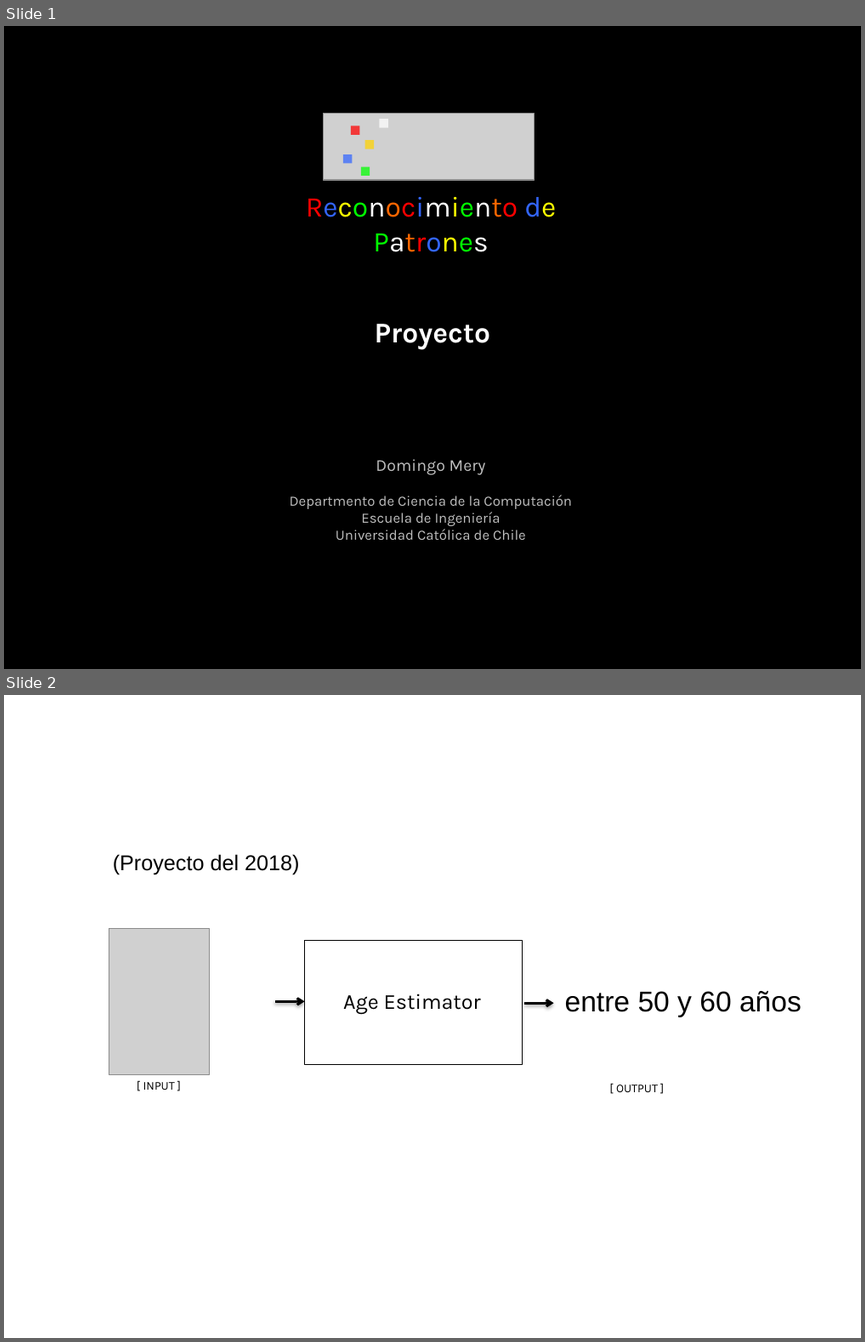
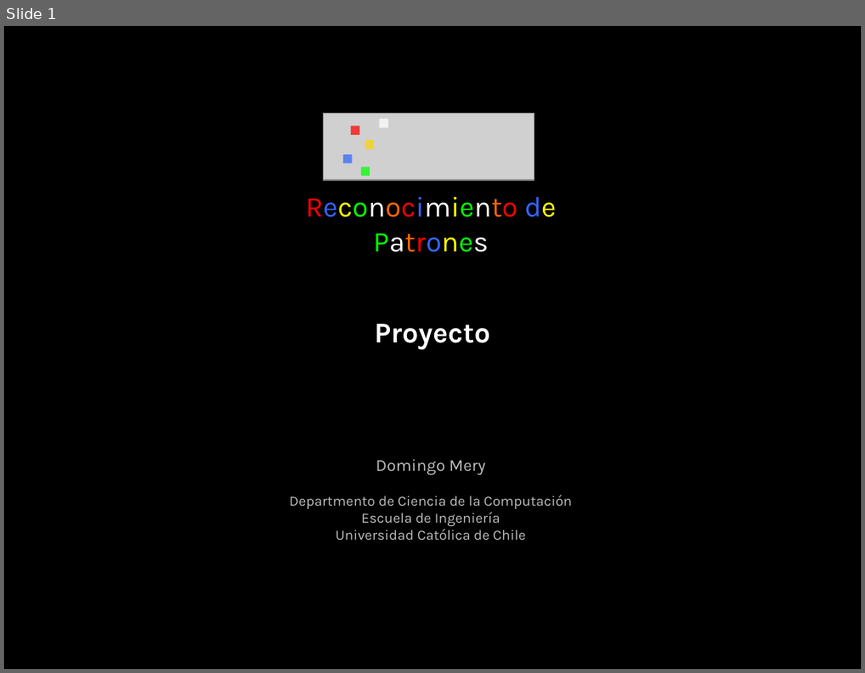
Before and after one commit to domingomery/patrones, a slide deck: clases/Cap00_Lineas_Generales/program/PAT00_Proyecto.pptx. Shown one above the other, each under a label of ours: slides 1 and 2 before the commit, slide 1 after it. The pictures are 865x1342 and 865x673 pixels, drawn with LibreOffice and Linux fonts; fonts in the diff are those of the drawing; grey boxes stand for pictures. Boxes give left, top, right and bottom in pixels: in the first picture for what was removed or moved away, otherwise in the second. Text is boxed around its words. In the diff, an @@ line names an element or a change of style, - is before the commit and + after.

Commit message:
proyecto

```diff
--- a/clases/Cap00_Lineas_Generales/program/PAT00_Proyecto.pptx
+++ b/clases/Cap00_Lineas_Generales/program/PAT00_Proyecto.pptx
@@ slide 2 removed at (4, 695, 861, 1338), background #FFFFFF @@
@@ text removed at (113, 854, 299, 874) @@
-(Proyecto del 2018)
@@ picture removed at (109, 928, 209, 1075) @@
@@ rectangle removed at (305, 940, 522, 1063) @@
@@ text removed at (343, 993, 481, 1014) @@
-Age Estimator
@@ text removed at (565, 991, 801, 1017) @@
-entre 50 y 60 años
@@ arrow removed from (275, 1001) to (305, 1001) @@
@@ arrow removed from (524, 1003) to (553, 1003) @@
@@ text removed at (143, 1082, 175, 1089) @@
-[ INPUT ]
@@ text removed at (616, 1084, 658, 1092) @@
-[ OUTPUT ]
```
Also in this commit, not shown: 1 slide added, 1 other slide removed, 4 other files.
